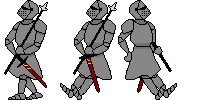
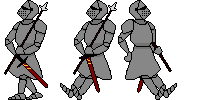
Two versions of the same layered image (200 x 100). Layer-by-layer changes:
painted on "Layer #3" over (30, 77, 48, 88)
